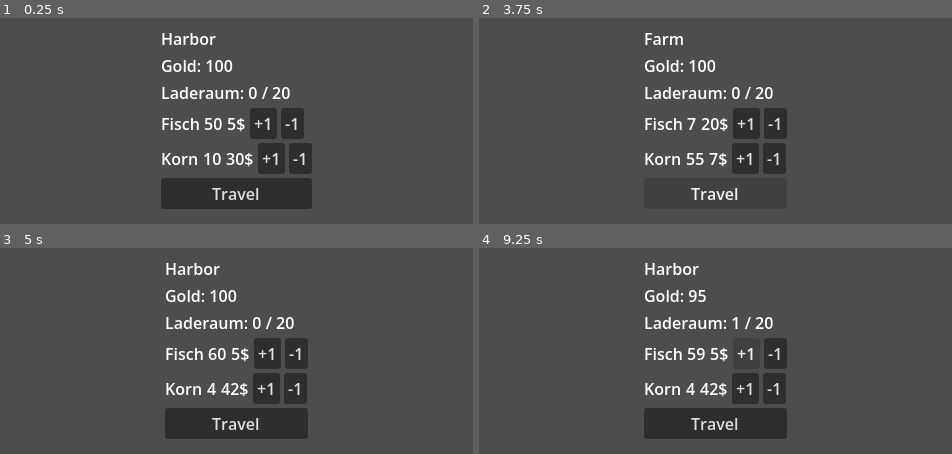
Above: before the commit, frames 1-4 (two rows, left to right).
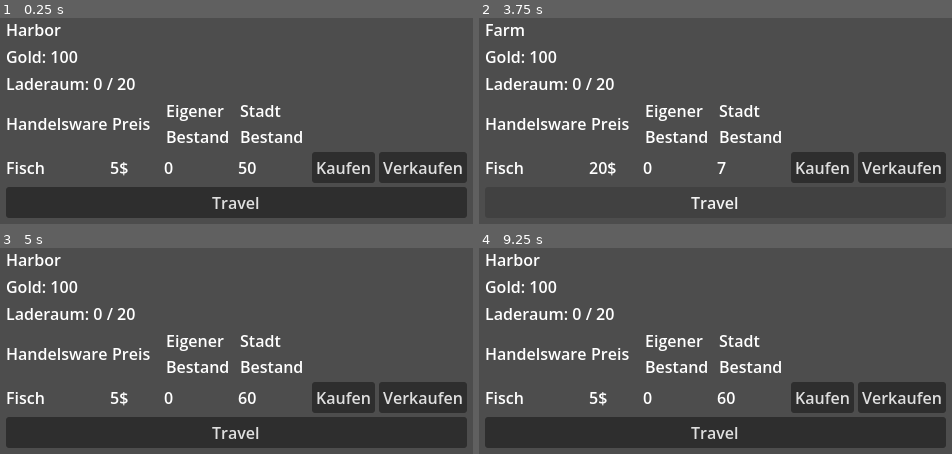
Above: after the commit, the same moments.

Repository: twiederk/PirateGame
Game: Godot game, scene res://city/city.tscn
Same seed, same stepped clock (60 frames per second), same inputs: the game is played once before the commit and once after it. This scene is started directly instead of the project's main scene.
Inputs (mouse positions are in pixels of both pictures, inside the frame that each line leads up to):
- Up to frame 1 (0.25 s): no input
- Up to frame 2 (3.75 s): click "+1" (after the commit: "Kaufen") at 0.5 s; click "-1" (after the commit: "Verkaufen") at 1.25 s; click (748, 158) at 2 s, where only the run before the commit has a clickable "+1"; click (781, 158) at 2.75 s, where only the run before the commit has a clickable "-1"; click "Travel" at 3.5 s
- Up to frame 3 (5 s): tap Enter at 4.25 s; move the mouse to (378, 324) at 4.27 s; hold D (right) from 4.28 s (still down); tap E (board_ship) at 4.35 s; click (378, 324) at 4.42 s
- Up to frame 4 (9.25 s): release D (right) at 5 s; tap Keypad 0 (zoom_reset) every 0.75 s from 5 to 8 s; drag from (587, 371) to (682, 443) at 5.02 s; move the mouse to (outside the picture) at 5.77 s; hold D (right) 5.78-6.5 s; tap / (zoom_out) at 5.85 s; drag from (682, 443) to (526, 276) at 6.52 s; move the mouse to (909, 418) at 7.27 s; hold A (left) 7.28-8 s; tap Alt at 7.35 s; drag from (526, 276) to (outside the picture) at 8.02 s; move the mouse to (748, 348) at 8.77 s; hold S (down) from 8.78 s (still down); tap E (board_ship) at 8.85 s; click (748, 348) at 8.92 s

The runs differ from the first frame. In frame 1, 27% of the frame differs, in the area x 1-99%, y 2-98%; in frame 2, 14%; in frame 3, 27%; in frame 4, 27%.

Commit message:
Improved layout

Diff:
--- a/godot4/city/city.gd
+++ b/godot4/city/city.gd
@@ -9,11 +9,14 @@
 @onready var city_name = $CenterContainer/VBoxContainer/CityName
 @onready var player_gold = $CenterContainer/VBoxContainer/PlayerGold
 @onready var player_weight = $CenterContainer/VBoxContainer/PlayerWeight
-@onready var city_fish_amount = $CenterContainer/VBoxContainer/CityGoodFish/CityFishAmount
-@onready var city_fish_price = $CenterContainer/VBoxContainer/CityGoodFish/CityFishPrice
-@onready var city_grain_amount = $CenterContainer/VBoxContainer/CityGoodGrain/CityGrainAmount
-@onready var city_grain_price = $CenterContainer/VBoxContainer/CityGoodGrain/CityGrainPrice
-@onready var buy_fish_button = $CenterContainer/VBoxContainer/CityGoodFish/BuyFishButton
+
+@onready var good_name = $CenterContainer/VBoxContainer/GoodRow/GoodName
+@onready var good_price = $CenterContainer/VBoxContainer/GoodRow/GoodPrice
+@onready var player_amount = $CenterContainer/VBoxContainer/GoodRow/PlayerAmount
+@onready var city_amount = $CenterContainer/VBoxContainer/GoodRow/CityAmount
+@onready var buy_button = $CenterContainer/VBoxContainer/GoodRow/BuyButton
+@onready var sell_button = $CenterContainer/VBoxContainer/GoodRow/SellButton
+
 
 
 func _ready():
@@ -28,26 +31,20 @@
 	city_name.text = city.name
 	player_gold.text = "Gold: " + str(player.gold)
 	player_weight.text = "Laderaum: " + str(trading_system.get_used_capacity()) + " / " + str(player.cargo_capacity)
-	city_fish_amount.text = str(city.market.fish.stock)
-	city_fish_price.text = str(trading_system.get_price(city, "fish")) + "$"
-	city_grain_amount.text = str(city.market.grain.stock)
-	city_grain_price.text = str(trading_system.get_price(city, "grain")) + "$"
 
+	good_name.text = "Fisch"
+	good_price.text = str(trading_system.get_price(city, "fish")) + "$"
+	player_amount.text = str(player.inventory.fish)
+	city_amount.text = str(city.market.fish.stock)
 
 func _on_buy_fish_button_pressed():
 	trading_system.buy("fish", 1)
-	player_gold.text = "Gold: " + str(player.gold)
-	player_weight.text = "Laderaum: " + str(trading_system.get_used_capacity()) + " / " + str(player.cargo_capacity)
-	city_fish_amount.text = str(city.market.fish.stock)
-	city_fish_price.text = str(trading_system.get_price(city, "fish")) + "$"
+	_update_gui()
 
 
 func _on_sell_fish_button_pressed():
 	trading_system.sell("fish", 1)
-	player_gold.text = "Gold: " + str(player.gold)
-	player_weight.text = "Laderaum: " + str(trading_system.get_used_capacity()) + " / " + str(player.cargo_capacity)
-	city_fish_amount.text = str(city.market.fish.stock)
-	city_fish_price.text = str(trading_system.get_price(city, "fish")) + "$"
+	_update_gui()
 
 
 func _on_travel_button_pressed():
--- a/godot4/city/city.tscn
+++ b/godot4/city/city.tscn
@@ -34,56 +34,66 @@
 layout_mode = 2
 text = "Player Weight"
 
-[node name="CityGoodFish" type="HBoxContainer" parent="CenterContainer/VBoxContainer" unique_id=790509194]
+[node name="Heading" type="HBoxContainer" parent="CenterContainer/VBoxContainer" unique_id=790509194]
 layout_mode = 2
 
-[node name="CityFish" type="Label" parent="CenterContainer/VBoxContainer/CityGoodFish" unique_id=2003425170]
+[node name="Name" type="Label" parent="CenterContainer/VBoxContainer/Heading" unique_id=2003425170]
+custom_minimum_size = Vector2(100, 0)
+layout_mode = 2
+text = "Handelsware"
+
+[node name="Price" type="Label" parent="CenterContainer/VBoxContainer/Heading" unique_id=1227950657]
+custom_minimum_size = Vector2(50, 0)
+layout_mode = 2
+text = "Preis"
+
+[node name="PlayerStock" type="Label" parent="CenterContainer/VBoxContainer/Heading" unique_id=496338392]
+custom_minimum_size = Vector2(70, 0)
+layout_mode = 2
+text = "Eigener
+Bestand"
+
+[node name="CityStock" type="Label" parent="CenterContainer/VBoxContainer/Heading" unique_id=1938835319]
+custom_minimum_size = Vector2(70, 0)
+layout_mode = 2
+text = "Stadt
+Bestand"
+
+[node name="GoodRow" type="HBoxContainer" parent="CenterContainer/VBoxContainer" unique_id=912500846]
+layout_mode = 2
+
+[node name="GoodName" type="Label" parent="CenterContainer/VBoxContainer/GoodRow" unique_id=1585043961]
+custom_minimum_size = Vector2(100, 0)
 layout_mode = 2
 text = "Fisch"
 
-[node name="CityFishAmount" type="Label" parent="CenterContainer/VBoxContainer/CityGoodFish" unique_id=496338392]
+[node name="GoodPrice" type="Label" parent="CenterContainer/VBoxContainer/GoodRow" unique_id=638732090]
+custom_minimum_size = Vector2(50, 0)
+layout_mode = 2
+text = "Fish Price"
+
+[node name="PlayerAmount" type="Label" parent="CenterContainer/VBoxContainer/GoodRow" unique_id=1965829623]
+custom_minimum_size = Vector2(70, 0)
 layout_mode = 2
 text = "Fish Amount"
 
-[node name="CityFishPrice" type="Label" parent="CenterContainer/VBoxContainer/CityGoodFish" unique_id=1227950657]
+[node name="CityAmount" type="Label" parent="CenterContainer/VBoxContainer/GoodRow" unique_id=858156583]
+custom_minimum_size = Vector2(70, 0)
 layout_mode = 2
-text = "Fish Price"
+text = "Fish Amount"
 
-[node name="BuyFishButton" type="Button" parent="CenterContainer/VBoxContainer/CityGoodFish" unique_id=1699722158]
+[node name="BuyButton" type="Button" parent="CenterContainer/VBoxContainer/GoodRow" unique_id=521605812]
 layout_mode = 2
-text = "+1"
+text = "Kaufen"
 
-[node name="SellFishButton" type="Button" parent="CenterContainer/VBoxContainer/CityGoodFish" unique_id=899117417]
+[node name="SellButton" type="Button" parent="CenterContainer/VBoxContainer/GoodRow" unique_id=776894961]
 layout_mode = 2
-text = "-1"
-
-[node name="CityGoodGrain" type="HBoxContainer" parent="CenterContainer/VBoxContainer" unique_id=1663138012]
-layout_mode = 2
-
-[node name="CityGrain" type="Label" parent="CenterContainer/VBoxContainer/CityGoodGrain" unique_id=825812239]
-layout_mode = 2
-text = "Korn"
-
-[node name="CityGrainAmount" type="Label" parent="CenterContainer/VBoxContainer/CityGoodGrain" unique_id=1160540225]
-layout_mode = 2
-text = "Grain  Amount"
-
-[node name="CityGrainPrice" type="Label" parent="CenterContainer/VBoxContainer/CityGoodGrain" unique_id=171630655]
-layout_mode = 2
-text = "Grain Price"
-
-[node name="BuyGrainButton" type="Button" parent="CenterContainer/VBoxContainer/CityGoodGrain" unique_id=140520984]
-layout_mode = 2
-text = "+1"
-
-[node name="SellGrainButton" type="Button" parent="CenterContainer/VBoxContainer/CityGoodGrain" unique_id=1661638333]
-layout_mode = 2
-text = "-1"
+text = "Verkaufen"
 
 [node name="TravelButton" type="Button" parent="CenterContainer/VBoxContainer" unique_id=2075163696]
 layout_mode = 2
 text = "Travel"
 
-[connection signal="pressed" from="CenterContainer/VBoxContainer/CityGoodFish/BuyFishButton" to="." method="_on_buy_fish_button_pressed"]
-[connection signal="pressed" from="CenterContainer/VBoxContainer/CityGoodFish/SellFishButton" to="." method="_on_sell_fish_button_pressed"]
+[connection signal="pressed" from="CenterContainer/VBoxContainer/GoodRow/BuyButton" to="." method="_on_buy_fish_button_pressed"]
+[connection signal="pressed" from="CenterContainer/VBoxContainer/GoodRow/SellButton" to="." method="_on_sell_fish_button_pressed"]
 [connection signal="pressed" from="CenterContainer/VBoxContainer/TravelButton" to="." method="_on_travel_button_pressed"]
